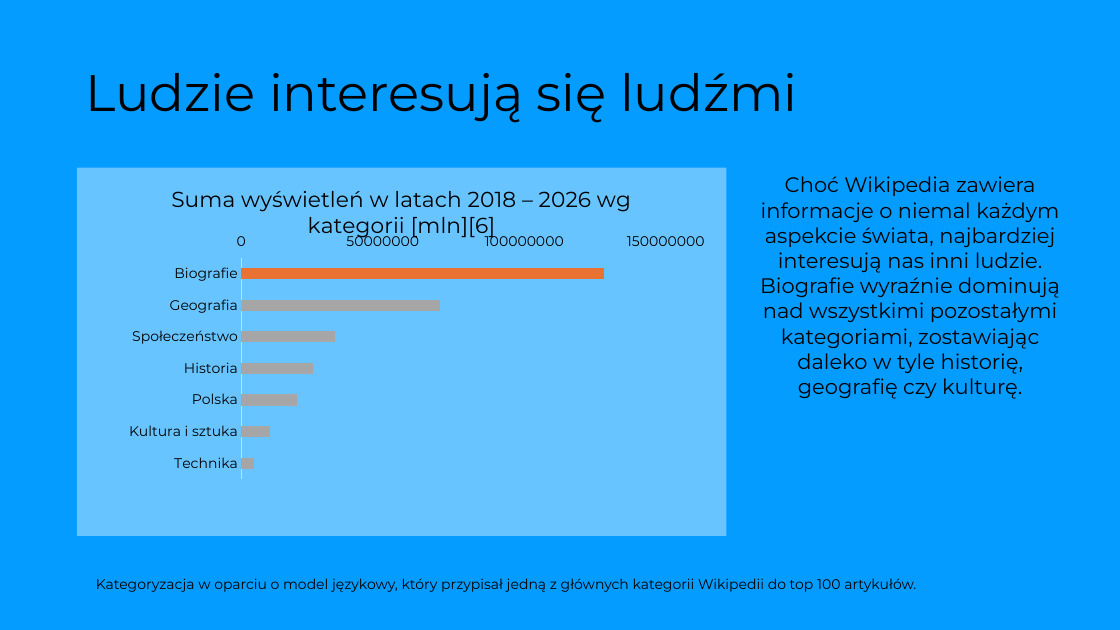
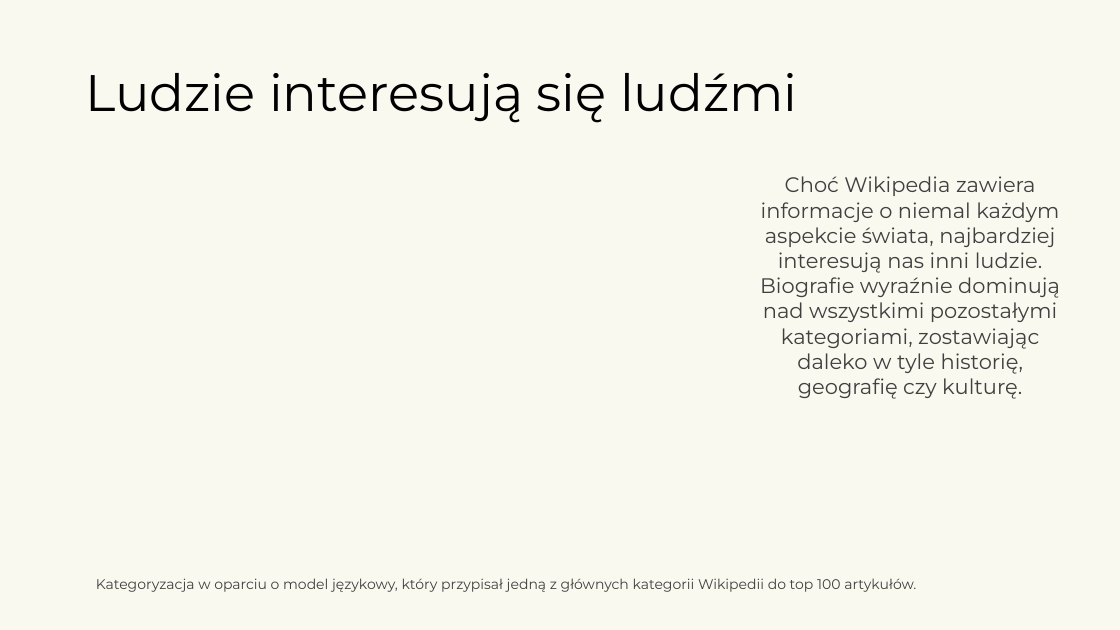
Before and after one commit to kotlarekm/BI_NGO_Wikipedia, a slide deck: slide 2 of storytelling/Storytelling.pptx. Drawn at 1120x630 pixels with LibreOffice and Linux fonts; fonts in the diff are those of the drawing; background and template pictures are left out. Boxes give left, top, right and bottom in pixels: in the first picture for what was removed or moved away, otherwise in the second. Text is boxed around its words. In the diff, an @@ line names an element or a change of style, - is before the commit and + after.

```diff
--- a/storytelling/Storytelling.pptx
+++ b/storytelling/Storytelling.pptx
@@ background #049DFF to #F9F9F0 @@
@@ bar chart removed at [77, 168, 727, 536] @@
-title "Suma wyświetleń w latach 2018 – 2026 wg kategorii [mln][6] "
-categories: Technika, Kultura i sztuka, Polska, Historia, Społeczeństwo, Geografia, Biografie
-Series 1: 4000000, 10000000, 20000000, 25000000, 33000000, 70000000, 128000000
@@ text "Choć Wikipedia zawiera informacje o ..." at [760, 176, 1060, 399]: text colour #000000 to #404040 @@
@@ text "Kategoryzacja w oparciu o model ..." at [96, 578, 916, 592]: text colour #000000 to #404040 @@
```
Also in this commit, not shown: 10 other slides changed, 1 slide added, 1 other file.
